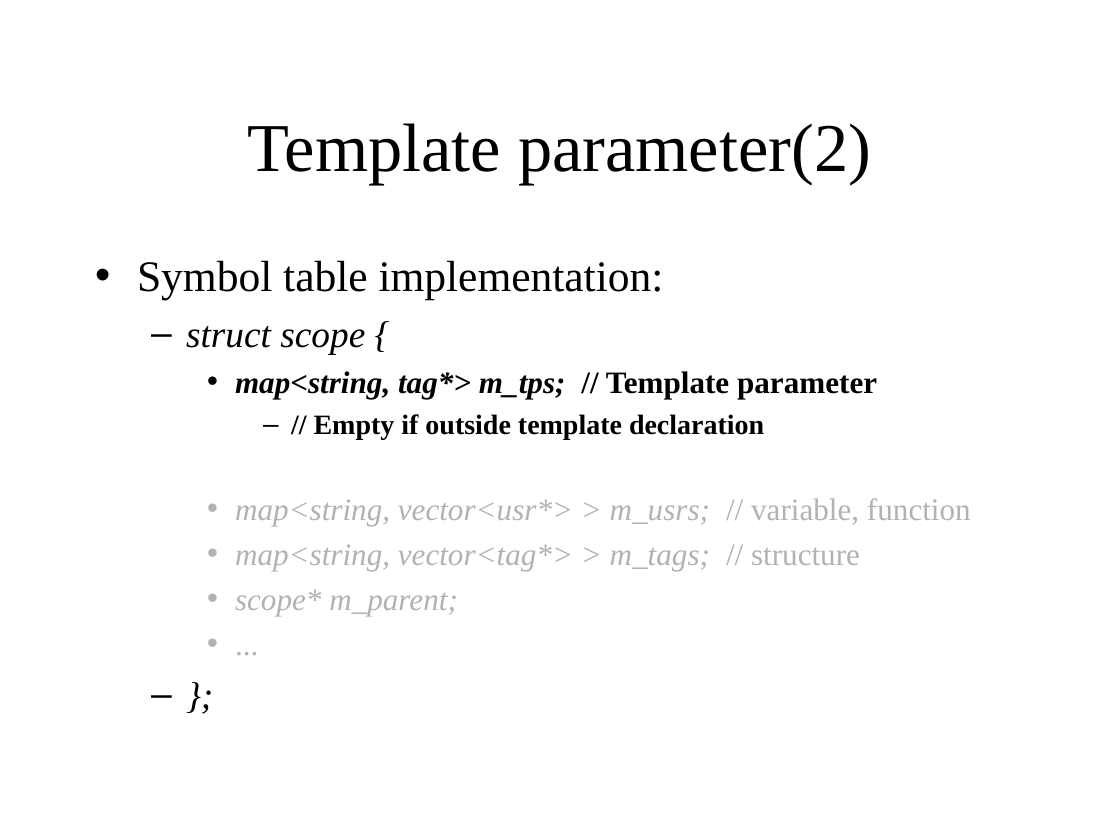
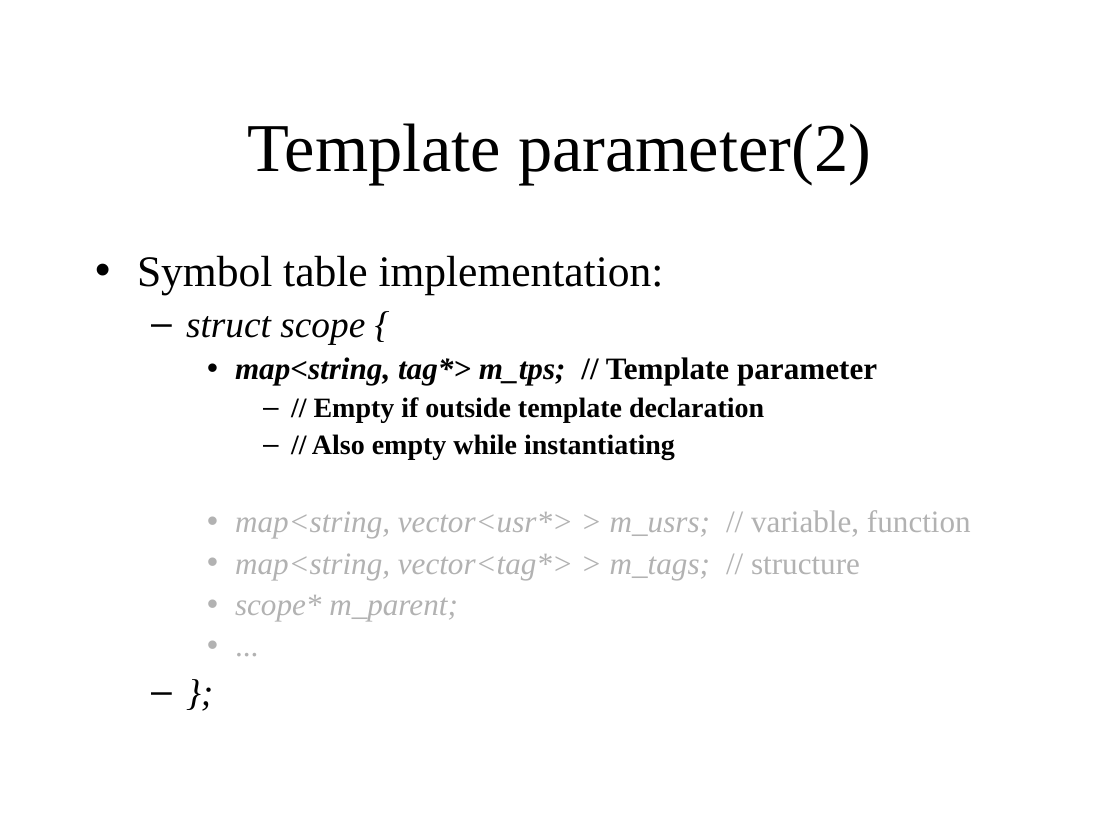
Before and after one commit to KeiHasegawa/cxx_doc, a slide deck: slide 3 of 14_template_parse_e.ppt. Drawn at 1120x840 pixels with LibreOffice and Linux fonts; fonts in the diff are those of the drawing. Boxes give left, top, right and bottom in pixels: in the first picture for what was removed or moved away, otherwise in the second. Text is boxed around its words. In the diff, an @@ line names an element or a change of style, - is before the commit and + after.

```diff
--- a/14_template_parse_e.ppt
+++ b/14_template_parse_e.ppt
@@ text at [137, 255, 971, 621]: line spacing 1 to 0.9 @@
@@ text at [312, 434, 675, 460]: paragraph added @@
+      – // Also empty while instantiating
```
Also in this commit, not shown: 2 other slides changed, 3 slides added, 1 other file.
